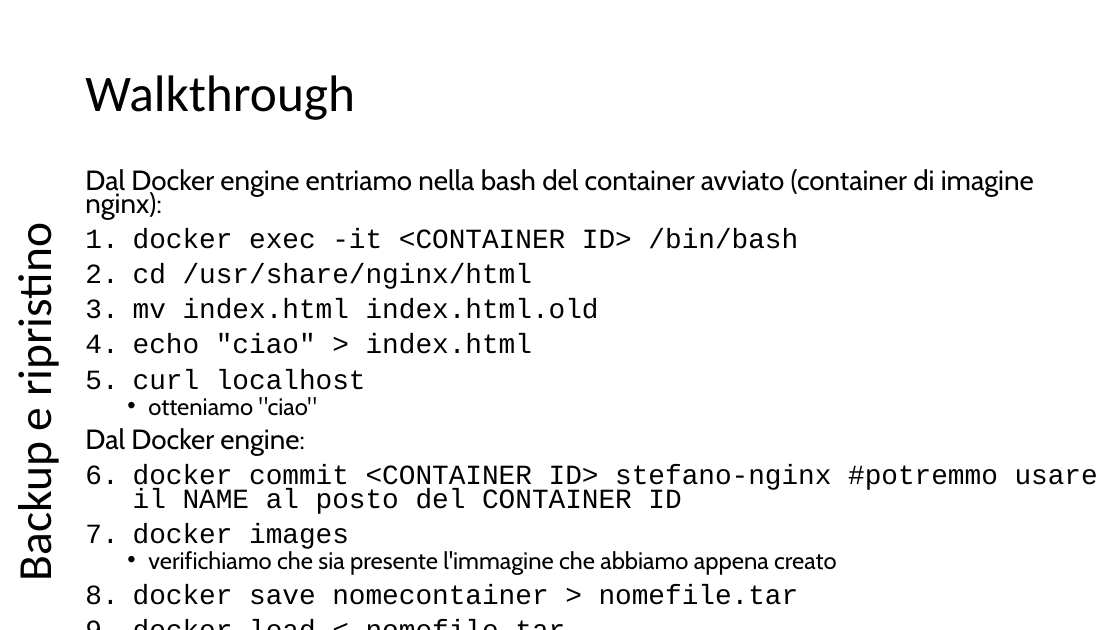
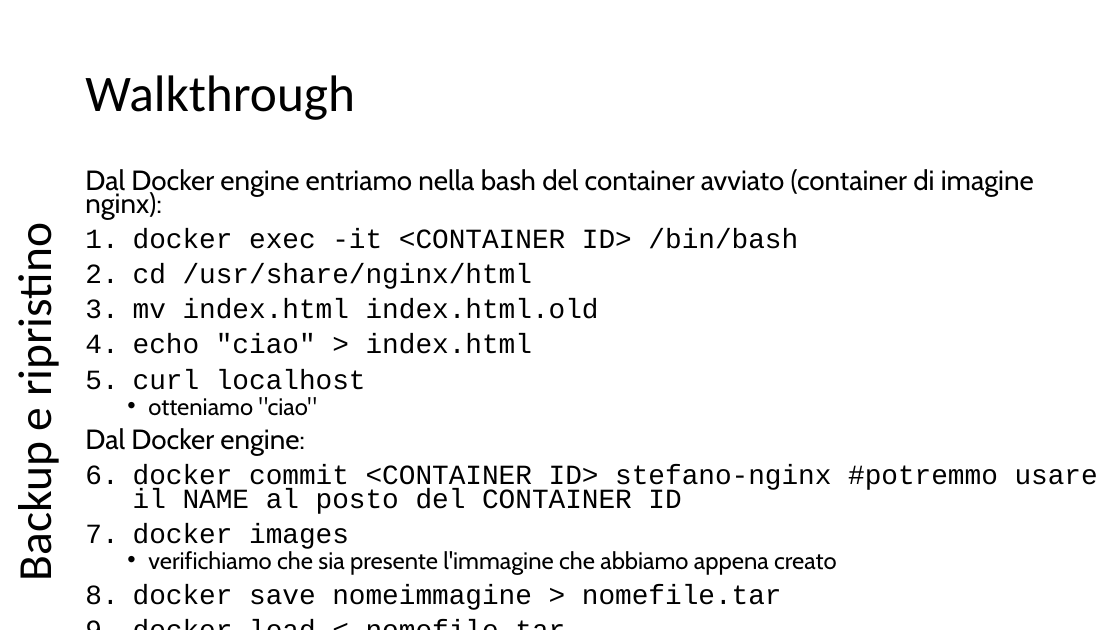
Before and after one commit to scastagnoli/academySisal, a slide deck: slide 31 of docker.pptx. Drawn at 1120x630 pixels with LibreOffice and Linux fonts; fonts in the diff are those of the drawing. Boxes give left, top, right and bottom in pixels: in the first picture for what was removed or moved away, otherwise in the second. Text is boxed around its words. In the diff, an @@ line names an element or a change of style, - is before the commit and + after.

```diff
--- a/docker.pptx
+++ b/docker.pptx
@@ text at (133, 584, 782, 610): text changed @@
-3. docker save nomecontainer > nomefile.tar
+3. docker save nomeimmagine > nomefile.tar
```
Also in this commit, not shown: 5 other slides changed.
